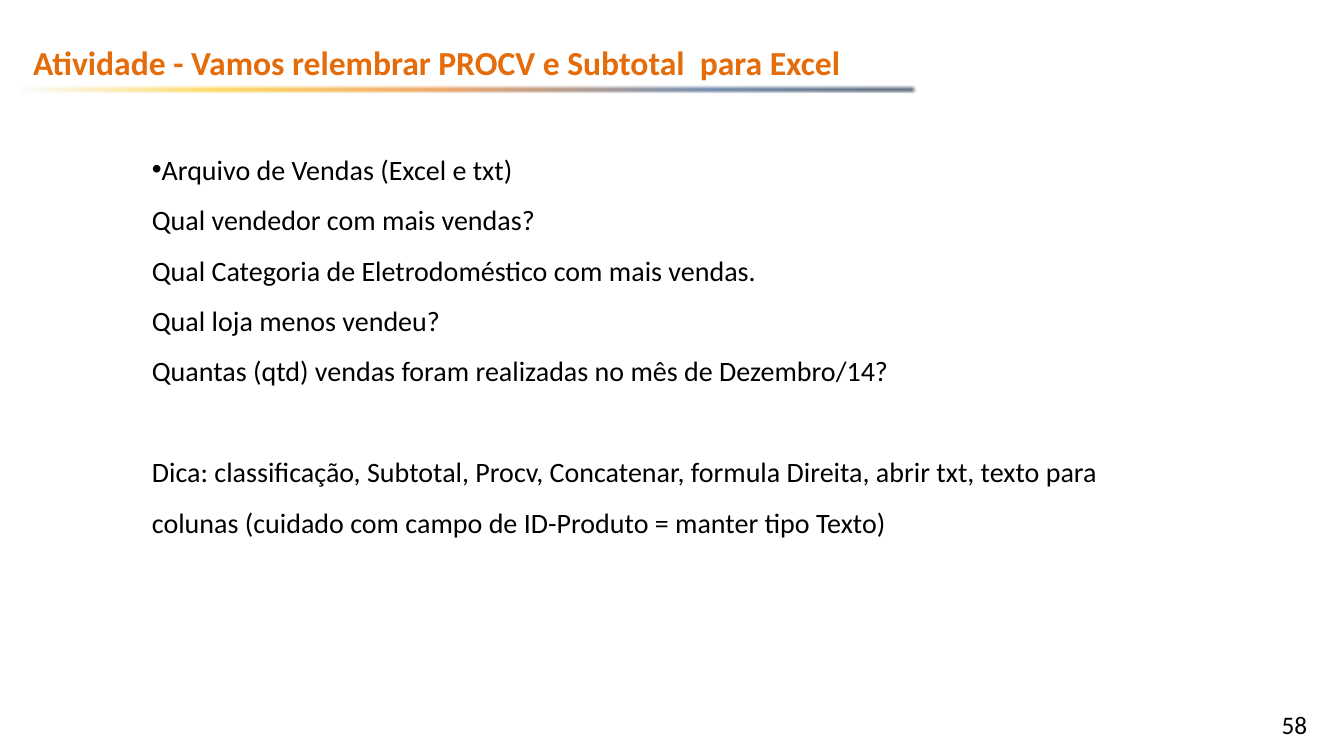
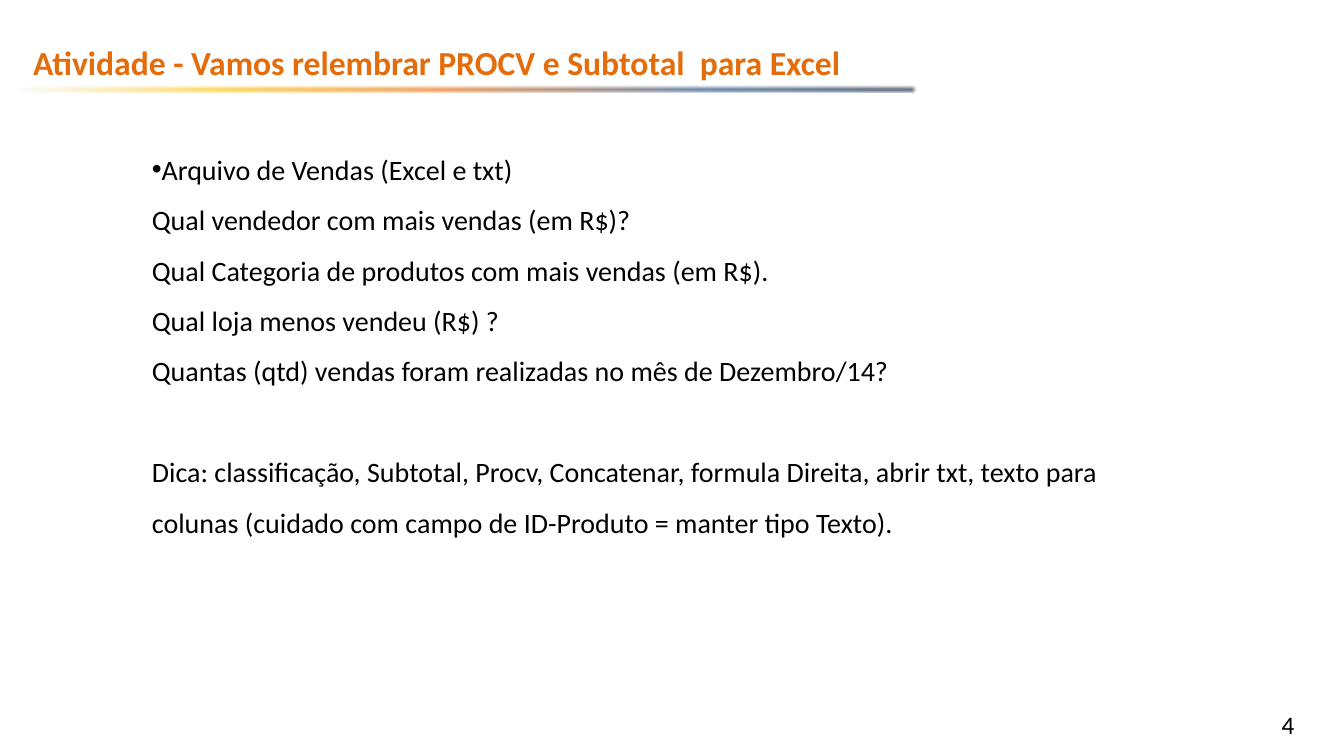
Before and after one commit to emerson-fenrir/Excel_Basico, a slide deck: slide 4 of Professor/Aula3.pptx (slide 58 before the commit). Drawn at 1344x756 pixels with LibreOffice and Linux fonts; fonts in the diff are those of the drawing; background and template pictures are left out. Boxes give left, top, right and bottom in pixels: in the first picture for what was removed or moved away, otherwise in the second. Text is boxed around its words. In the diff, an @@ line names an element or a change of style, - is before the commit and + after.

```diff
--- a/Professor/Aula3.pptx
+++ b/Professor/Aula3.pptx
@@ subtitle at <box>152,209,768,336</box>: text changed @@
-Qual vendedor com mais vendas?
-Qual Categoria de Eletrodoméstico com mais vendas.
-Qual loja menos vendeu?
+Qual vendedor com mais vendas (em R$)?
+Qual Categoria de produtos com mais vendas (em R$).
+Qual loja menos vendeu (R$) ?
@@ subtitle at <box>152,462,1097,538</box>: text changed @@
-Dica: classificação, Subtotal, Procv, Concatenar, formula Direita, abrir txt, texto para colunas (cuidado com campo de ID-Produto = manter tipo Texto)
+Dica: classificação, Subtotal, Procv, Concatenar, formula Direita, abrir txt, texto para colunas (cuidado com campo de ID-Produto = manter tipo Texto).
@@ page number at <box>1282,717,1295,734</box>: text changed @@
-58
+4
```
Also in this commit, not shown: 6 other slides changed, 63 slides removed, 1 other file.
